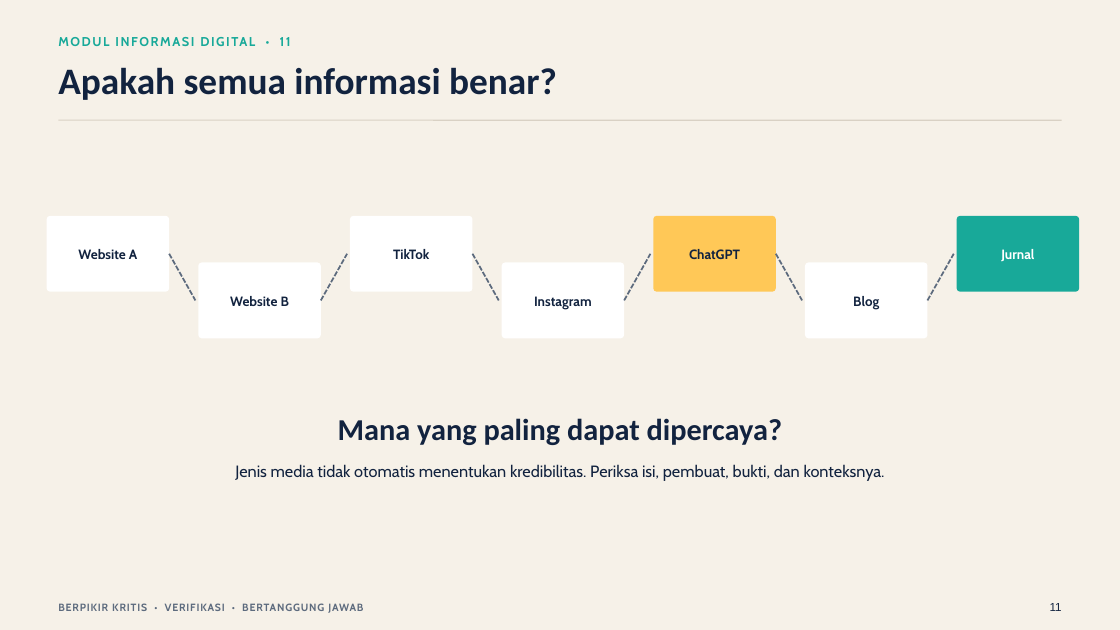
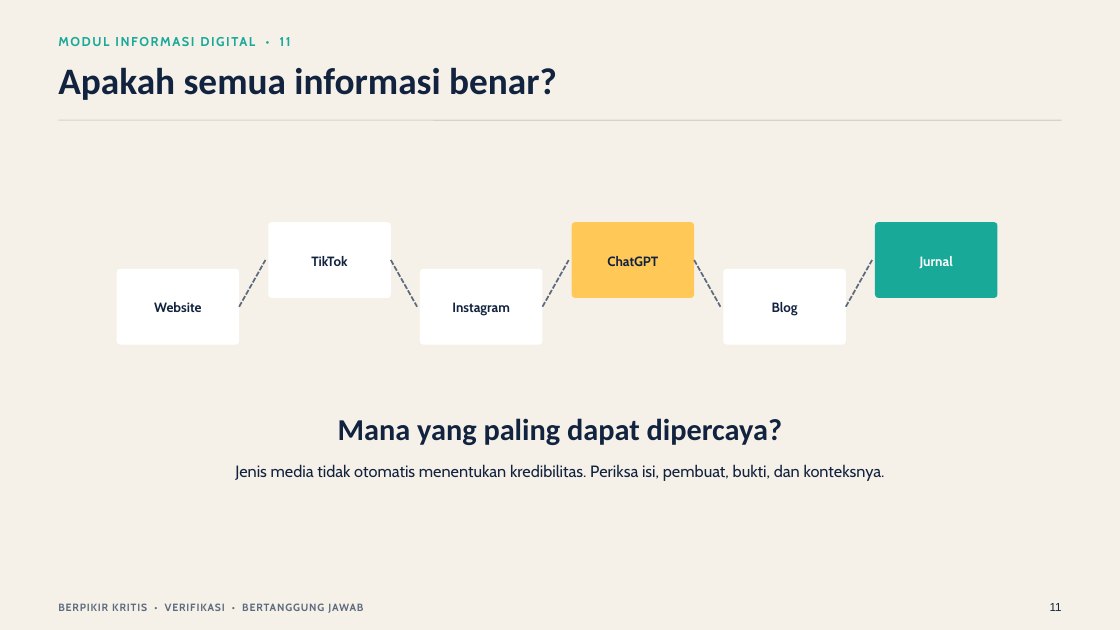
Before and after one commit to ibnuallikapw/TugasKumpul, a slide deck: slide 11 of Materi/Materi Mensin Pencari.pptx. Drawn at 1120x630 pixels with LibreOffice and Linux fonts; fonts in the diff are those of the drawing. Boxes give left, top, right and bottom in pixels: in the first picture for what was removed or moved away, otherwise in the second. Text is boxed around its words. In the diff, an @@ line names an element or a change of style, - is before the commit and + after.

```diff
--- a/Materi/Materi Mensin Pencari.pptx
+++ b/Materi/Materi Mensin Pencari.pptx
@@ freeform shape removed at (46,216,169,291) @@
@@ text removed at (78,249,137,259) @@
-Website A
@@ line removed from (169, 254) to (195, 300) @@
@@ 6 freeform shapes, 5 texts, 5 lines: place and size @@
-6 freeform shapes, 5 texts, 5 lines at (198,216,1079,338)
+6 freeform shapes, 5 texts, 5 lines at (116,222,997,344)
@@ text at (154,302,201,312): text changed @@
-Website B
+Website
```
Also in this commit, not shown: 1 other slide changed, 3 slides added.
